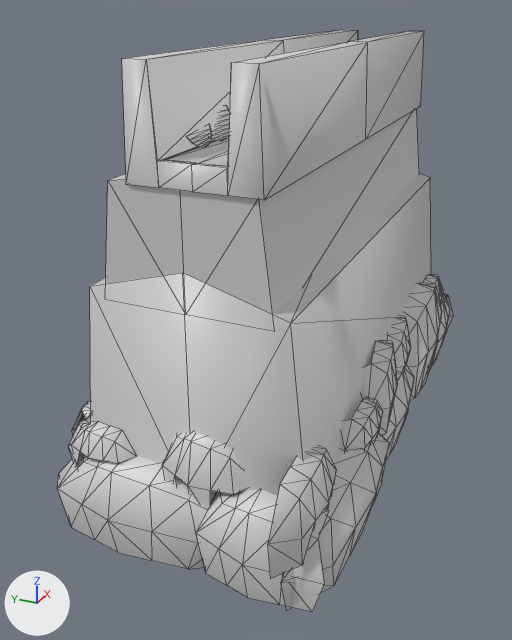
Two versions of the COLLADA model art/meshes/structural/lusi_wall_med.dae, one commit apart.
Rendered twice from a camera (50 mm lens) standing at (-33.31, -11.91, 15.39) and looking at (-2.19, 2.09, -0.17). The lights are fixed; the arrows at lower left show +X, +Y and +Z. Mesh edges are drawn as thin lines. Where no turn or scale is listed for an object, it has been applied to the vertices.

In view in the first picture: 'wall_MED_001'.
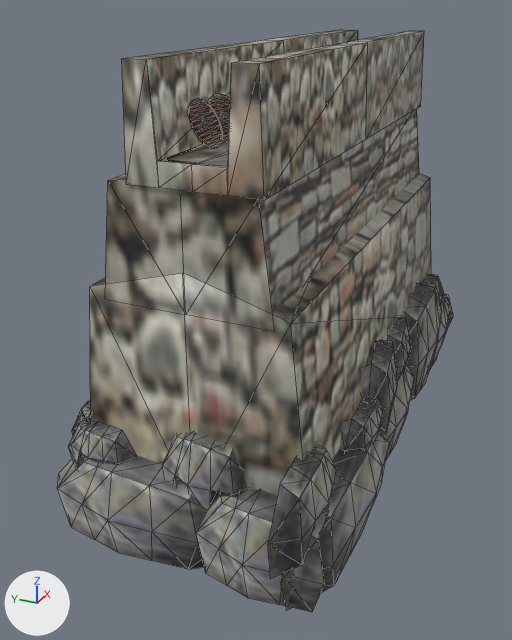
Where the newer file only moved an object's origin or applied its transform, the numbers keep the older frame.

Boxes (x1, y1, x2, y2) around the edits, measured in the pictures (512 x 640 px; the box of a moved part takes in the faces that stretch with it):
'wall_MED_001', recoloured, reshaped, surface changed: (57, 30, 453, 612) in both
part 1 of me_cubo_000, moved or reshaped: before (189, 129, 211, 148); after (189, 100, 222, 149)
part 2 of me_cubo_000, moved or reshaped: before (211, 108, 229, 141); after (210, 94, 230, 142)
part 3 of me_cubo_000, surface changed: (57, 30, 453, 612) in both

What changed in the scene script:
```text
Add img_lusi_struct_new_png:
    img_lusi_struct_new_png = load_image('lusi_struct_new.png', '../../textures/skins/structural/lusi_struct_new.png', 2048, 1024, 'sRGB')
Add mat_texturas_lusitanas_002:
    mat_texturas_lusitanas_002 = principled_material('texturas_lusitanas_002')
    mat_texturas_lusitanas_002.texture = img_lusi_struct_new_png
Change me_cubo_000:
    where me_cubo_000.from_pydata(...)  # 941 vertices, 1236 faces; spans x -14.6..14.4, y -6.2..8.1, z -11.1..9.8
    used by ob_wall_med_001; location = (0.0, 0.0, 3.69)
    remove me_cubo_000.materials.append(mat_texturas_lusitanas_003_001)  # light grey #d1d1d1
    me_cubo_000 part 1: the loose piece of 57 vertices spanning x -9.9..-7.9, y 1.2..2.1, z 6.4..8.2 is moved by (0.0, -0.5, 0.0)
    me_cubo_000 part 2: the loose piece of 57 vertices spanning x -8.3..-6.4, y 1.1..2.1, z 6.4..8.2 is moved by (0.0, -0.5, 0.0)
    me_cubo_000 part 3: texture (UV) coordinates of 1044 of 1236 faces, centred in x -14.2..14.2, y -6.0..7.4, z -10.2..9.8, changed; they spanned u -5.36..3.01, v 0.0..1.0 and now span u 0.26..0.91, v 0.0..0.48
    add me_cubo_000.materials.append(mat_texturas_lusitanas_002)  # picture img_lusi_struct_new_png
```
